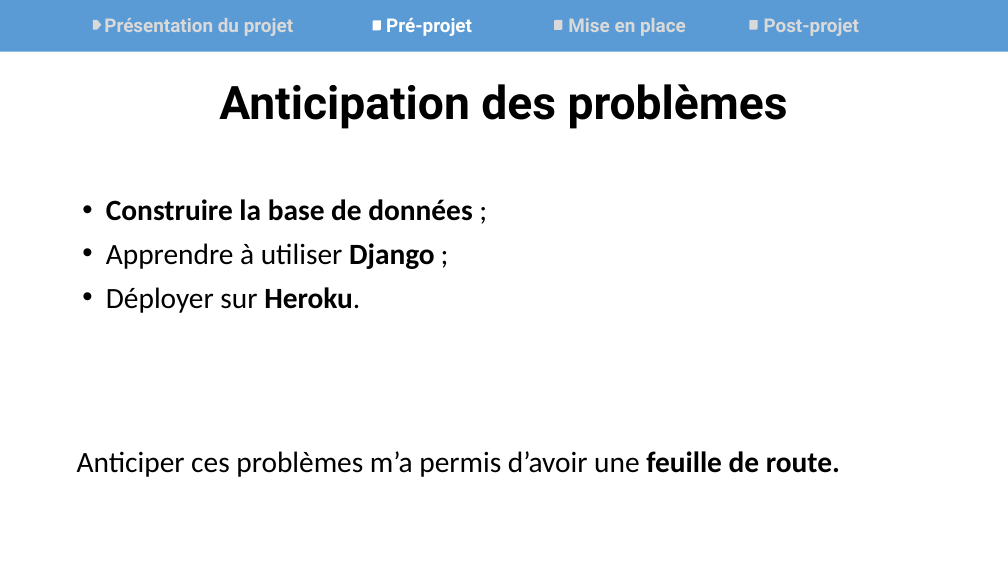
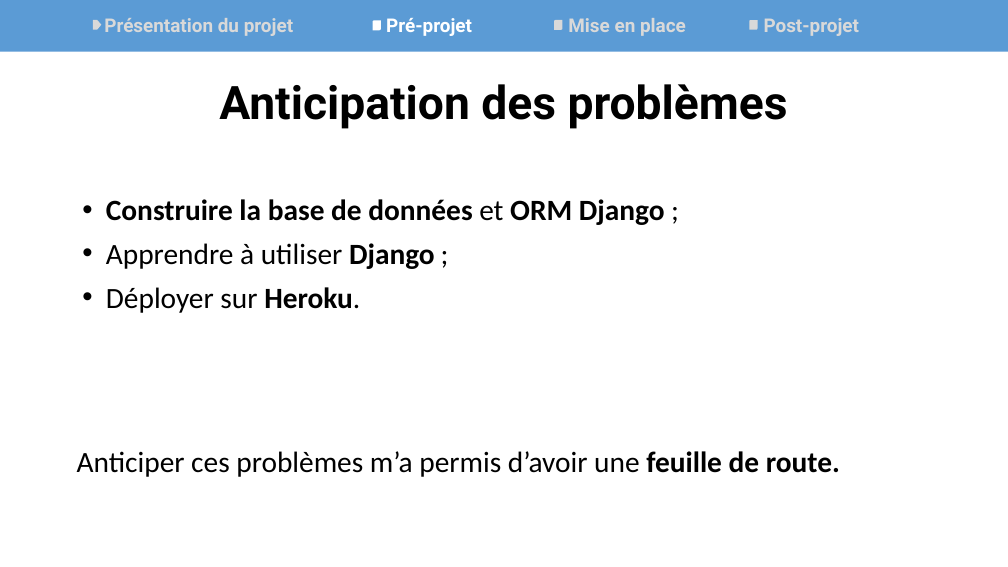
Before and after one commit to Synkied/OC_Projet-8, a slide deck: slide 7 of livrables/Projet8_Purbeurre_Nutellove.pptx. Drawn at 1008x567 pixels with LibreOffice and Linux fonts; fonts in the diff are those of the drawing. Boxes give left, top, right and bottom in pixels: in the first picture for what was removed or moved away, otherwise in the second. Text is boxed around its words. In the diff, an @@ line names an element or a change of style, - is before the commit and + after.

```diff
--- a/livrables/Projet8_Purbeurre_Nutellove.pptx
+++ b/livrables/Projet8_Purbeurre_Nutellove.pptx
@@ text at (106,199,665,225): text changed @@
-• Construire la base de données ;
+• Construire la base de données et ORM Django ;
```
Also in this commit, not shown: 2 other slides changed, 13 other files.
